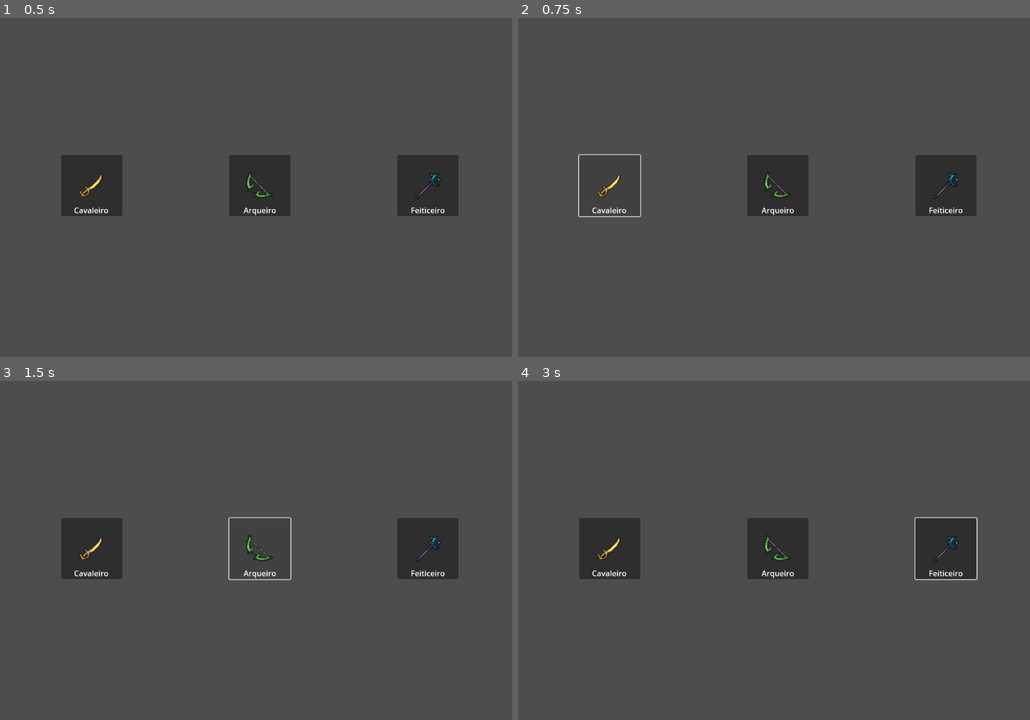
Above: before the commit, frames 1-4 (two rows, left to right).
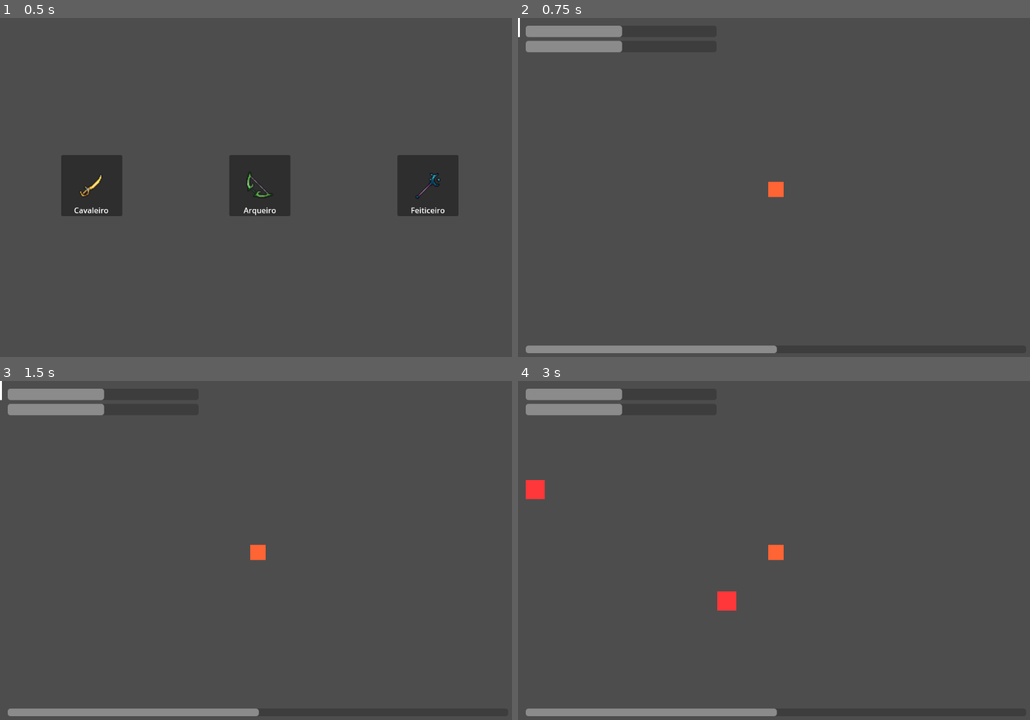
Above: after the commit, the same moments.

Repository: mastheusum/RPG-TCC
Game: Godot game, scene res://Scenes/testes.tscn
The game is run twice, just before and just after one commit, with the same random seed, the same clock (stepped at 60 frames per second) and the same inputs. The project has no main scene, so this scene is started directly.
Inputs (mouse positions are in pixels of both pictures, inside the frame that each line leads up to):
- Up to frame 1 (0.5 s): no input
- Up to frame 2 (0.75 s): click "[center]Cavaleiro" at 0.5 s
- Up to frame 3 (1.5 s): click (261, 547) at 1.25 s, where only the run before the commit has a clickable "[center]Arqueiro"
- Up to frame 4 (3 s): click (948, 547) at 2 s, where only the run before the commit has a clickable "[center]Feiticeiro"; move the mouse to (891, 536) at 2.77 s; hold Right (ui_right) from 2.78 s (still down); click (891, 536) at 2.92 s

Frame 1 is identical in both runs. In frame 2, 7.0% of the frame differs, in the area x 0-90%, y 0-99%; in frame 3, 7.1%; in frame 4, 9.3%, in the area x 1-90%, y 2-99%.

Commit message:
Select Character and start Enemy navigation

Diff:
--- /dev/null
+++ b/Instances/enemy_base.tscn
@@ -0,0 +1,28 @@
+[gd_scene load_steps=3 format=3 uid="uid://cw15xcrj5a2lk"]
+
+[ext_resource type="Script" path="res://Scripts/enemy_base.gd" id="1_0qosb"]
+
+[sub_resource type="CircleShape2D" id="CircleShape2D_ylcxn"]
+radius = 20.0
+
+[node name="EnemyBase" type="CharacterBody2D"]
+script = ExtResource("1_0qosb")
+
+[node name="ColorRect" type="ColorRect" parent="."]
+anchors_preset = 8
+anchor_left = 0.5
+anchor_top = 0.5
+anchor_right = 0.5
+anchor_bottom = 0.5
+offset_left = -20.0
+offset_top = -20.0
+offset_right = 20.0
+offset_bottom = 20.0
+grow_horizontal = 2
+grow_vertical = 2
+color = Color(1, 0.215686, 0.227451, 1)
+
+[node name="CollisionShape2D" type="CollisionShape2D" parent="."]
+shape = SubResource("CircleShape2D_ylcxn")
+
+[node name="Agent" type="NavigationAgent2D" parent="."]
--- a/Instances/player_base.tscn
+++ b/Instances/player_base.tscn
@@ -60,7 +60,7 @@
 value = 50.0
 show_percentage = false
 
-[node name="ManaBar2" type="ProgressBar" parent="HUD"]
+[node name="ExperienceBar" type="ProgressBar" parent="HUD"]
 custom_minimum_size = Vector2(1048, 16)
 layout_mode = 0
 offset_left = 16.0
--- a/Instances/player_melee.tscn
+++ b/Instances/player_melee.tscn
@@ -150,7 +150,7 @@
 value = 50.0
 show_percentage = false
 
-[node name="ManaBar2" type="ProgressBar" parent="HUD"]
+[node name="ExperienceBar" type="ProgressBar" parent="HUD"]
 custom_minimum_size = Vector2(1048, 16)
 layout_mode = 0
 offset_left = 16.0
--- a/Instances/player_ranged_long.tscn
+++ b/Instances/player_ranged_long.tscn
@@ -134,7 +134,7 @@
 value = 50.0
 show_percentage = false
 
-[node name="ManaBar2" type="ProgressBar" parent="HUD"]
+[node name="ExperienceBar" type="ProgressBar" parent="HUD"]
 custom_minimum_size = Vector2(1048, 16)
 layout_mode = 0
 offset_left = 16.0
--- a/Instances/player_ranged_short.tscn
+++ b/Instances/player_ranged_short.tscn
@@ -134,7 +134,7 @@
 value = 50.0
 show_percentage = false
 
-[node name="ManaBar2" type="ProgressBar" parent="HUD"]
+[node name="ExperienceBar" type="ProgressBar" parent="HUD"]
 custom_minimum_size = Vector2(1048, 16)
 layout_mode = 0
 offset_left = 16.0
--- /dev/null
+++ b/Instances/spawn_enemy.tscn
@@ -0,0 +1,9 @@
+[gd_scene load_steps=2 format=3 uid="uid://cxnpjk21ghf37"]
+
+[ext_resource type="Script" path="res://Scripts/spawn_enemy.gd" id="1_7u3es"]
+
+[node name="SpawnEnemy" type="Timer"]
+autostart = true
+script = ExtResource("1_7u3es")
+
+[connection signal="timeout" from="." to="." method="_on_timeout"]
--- a/Scenes/testes.tscn
+++ b/Scenes/testes.tscn
@@ -1,8 +1,19 @@
-[gd_scene load_steps=4 format=3 uid="uid://bkuet134dnhli"]
+[gd_scene load_steps=11 format=3 uid="uid://bkuet134dnhli"]
 
+[ext_resource type="Script" path="res://Scripts/start_game.gd" id="1_2lpga"]
 [ext_resource type="Texture2D" uid="uid://dx7yx6vbk33g2" path="res://Resources/WeaponSword.tres" id="1_fs4ro"]
+[ext_resource type="PackedScene" uid="uid://bkhle73tjrws3" path="res://Instances/player_melee.tscn" id="2_nvr7u"]
 [ext_resource type="Texture2D" uid="uid://dvr5vwp1g4clq" path="res://Resources/WeaponBow.tres" id="2_s7eyt"]
+[ext_resource type="PackedScene" uid="uid://q8nlvukq8ql7" path="res://Instances/player_ranged_long.tscn" id="3_1lspw"]
 [ext_resource type="Texture2D" uid="uid://wtcsbv3bqrgn" path="res://Resources/WeaponStaff.tres" id="3_bwvf1"]
+[ext_resource type="PackedScene" uid="uid://nyvqscl27yt7" path="res://Instances/player_ranged_short.tscn" id="4_gj1nf"]
+[ext_resource type="PackedScene" uid="uid://cxnpjk21ghf37" path="res://Instances/spawn_enemy.tscn" id="8_pqlbi"]
+[ext_resource type="PackedScene" uid="uid://cw15xcrj5a2lk" path="res://Instances/enemy_base.tscn" id="9_opcyf"]
+
+[sub_resource type="NavigationPolygon" id="NavigationPolygon_dglq1"]
+vertices = PackedVector2Array(1118, 742, -38, 742, -38, -22, 1118, -22)
+polygons = Array[PackedInt32Array]([PackedInt32Array(0, 1, 2, 3)])
+outlines = Array[PackedVector2Array]([PackedVector2Array(-48, -32, 1128, -32, 1128, 752, -48, 752)])
 
 [node name="testes" type="Node2D"]
 
@@ -11,7 +22,14 @@
 offset_right = 40.0
 offset_bottom = 40.0
 
+[node name="PlayerSpawnPoint" type="Node2D" parent="."]
+position = Vector2(576, 360)
+
 [node name="CanvasLayer" type="CanvasLayer" parent="."]
+script = ExtResource("1_2lpga")
+knight = ExtResource("2_nvr7u")
+ranger = ExtResource("3_1lspw")
+wizzard = ExtResource("4_gj1nf")
 
 [node name="GUI" type="Control" parent="CanvasLayer"]
 layout_mode = 3
@@ -26,7 +44,7 @@
 grow_vertical = 2
 mouse_filter = 2
 
-[node name="WarriorButton" type="Button" parent="CanvasLayer/GUI"]
+[node name="KnightButton" type="Button" parent="CanvasLayer/GUI"]
 layout_mode = 1
 anchors_preset = 4
 anchor_top = 0.5
@@ -37,7 +55,7 @@
 grow_vertical = 2
 metadata/_edit_group_ = true
 
-[node name="TextureButton" type="TextureRect" parent="CanvasLayer/GUI/WarriorButton"]
+[node name="TextureButton" type="TextureRect" parent="CanvasLayer/GUI/KnightButton"]
 layout_mode = 1
 anchors_preset = 8
 anchor_left = 0.5
@@ -53,7 +71,7 @@
 mouse_filter = 2
 texture = ExtResource("1_fs4ro")
 
-[node name="Label" type="RichTextLabel" parent="CanvasLayer/GUI/WarriorButton"]
+[node name="Label" type="RichTextLabel" parent="CanvasLayer/GUI/KnightButton"]
 custom_minimum_size = Vector2(0, 24)
 layout_mode = 1
 anchors_preset = 12
@@ -66,7 +84,7 @@
 bbcode_enabled = true
 text = "[center]Cavaleiro"
 
-[node name="ArcherButton" type="Button" parent="CanvasLayer/GUI"]
+[node name="RangerButton" type="Button" parent="CanvasLayer/GUI"]
 layout_mode = 1
 anchors_preset = 8
 anchor_left = 0.5
@@ -81,7 +99,7 @@
 grow_vertical = 2
 metadata/_edit_group_ = true
 
-[node name="TextureButton" type="TextureRect" parent="CanvasLayer/GUI/ArcherButton"]
+[node name="TextureButton" type="TextureRect" parent="CanvasLayer/GUI/RangerButton"]
 layout_mode = 1
 anchors_preset = 8
 anchor_left = 0.5
@@ -97,7 +115,7 @@
 mouse_filter = 2
 texture = ExtResource("2_s7eyt")
 
-[node name="Label" type="RichTextLabel" parent="CanvasLayer/GUI/ArcherButton"]
+[node name="Label" type="RichTextLabel" parent="CanvasLayer/GUI/RangerButton"]
 custom_minimum_size = Vector2(0, 24)
 layout_mode = 1
 anchors_preset = 12
@@ -110,7 +128,7 @@
 bbcode_enabled = true
 text = "[center]Arqueiro"
 
-[node name="MageButton" type="Button" parent="CanvasLayer/GUI"]
+[node name="WizzardButton" type="Button" parent="CanvasLayer/GUI"]
 layout_mode = 1
 anchors_preset = 6
 anchor_left = 1.0
@@ -124,7 +142,7 @@
 grow_vertical = 2
 metadata/_edit_group_ = true
 
-[node name="TextureButton" type="TextureRect" parent="CanvasLayer/GUI/MageButton"]
+[node name="TextureButton" type="TextureRect" parent="CanvasLayer/GUI/WizzardButton"]
 layout_mode = 1
 anchors_preset = 8
 anchor_left = 0.5
@@ -140,7 +158,7 @@
 mouse_filter = 2
 texture = ExtResource("3_bwvf1")
 
-[node name="Label" type="RichTextLabel" parent="CanvasLayer/GUI/MageButton"]
+[node name="Label" type="RichTextLabel" parent="CanvasLayer/GUI/WizzardButton"]
 custom_minimum_size = Vector2(0, 24)
 layout_mode = 1
 anchors_preset = 12
@@ -152,3 +170,15 @@
 mouse_filter = 2
 bbcode_enabled = true
 text = "[center]Feiticeiro"
+
+[node name="SpawnEnemy" parent="." instance=ExtResource("8_pqlbi")]
+autostart = false
+enemy = ExtResource("9_opcyf")
+max_pos = Vector2(1080, 720)
+
+[node name="NavigationRegion2D" type="NavigationRegion2D" parent="."]
+navigation_polygon = SubResource("NavigationPolygon_dglq1")
+
+[connection signal="pressed" from="CanvasLayer/GUI/KnightButton" to="CanvasLayer" method="_on_warrior_button_pressed"]
+[connection signal="pressed" from="CanvasLayer/GUI/RangerButton" to="CanvasLayer" method="_on_ranger_button_pressed"]
+[connection signal="pressed" from="CanvasLayer/GUI/WizzardButton" to="CanvasLayer" method="_on_wizzard_button_pressed"]
--- /dev/null
+++ b/Scripts/enemy_base.gd
@@ -0,0 +1 @@
+extends CharacterBody2D
--- /dev/null
+++ b/Scripts/spawn_enemy.gd
@@ -0,0 +1,11 @@
+extends Timer
+
+@export var enemy : PackedScene
+@export var min_pos : Vector2
+@export var max_pos : Vector2
+
+func _on_timeout() -> void:
+	var clone = enemy.instantiate()
+	clone.global_position.x = randi_range(min_pos.x, max_pos.x)
+	clone.global_position.y = randi_range(min_pos.y, max_pos.y)
+	get_parent().add_child(clone)
--- /dev/null
+++ b/Scripts/start_game.gd
@@ -0,0 +1,40 @@
+extends CanvasLayer
+
+@export var knight : PackedScene
+@export var ranger : PackedScene
+@export var wizzard : PackedScene
+
+@onready var player_pos = $"../PlayerSpawnPoint"
+@onready var spawner = $"../SpawnEnemy"
+
+var pos : Vector2
+
+func _ready() -> void:
+	pos = player_pos.global_position
+
+func _on_warrior_button_pressed() -> void:
+	var player = knight.instantiate()
+	player.global_position = pos
+	get_parent().add_child(player)
+	get_parent().get_node("REFERENCIAL").visible = true
+	visible = false
+	spawner.autostart = true
+	spawner.start()
+
+func _on_ranger_button_pressed() -> void:
+	var player = ranger.instantiate()
+	player.global_position = pos
+	get_parent().add_child(player)
+	get_parent().get_node("REFERENCIAL").visible = true
+	visible = false
+	spawner.autostart = true
+	spawner.start()
+
+func _on_wizzard_button_pressed() -> void:
+	var player = wizzard.instantiate()
+	player.global_position = pos
+	get_parent().add_child(player)
+	get_parent().get_node("REFERENCIAL").visible = true
+	visible = false
+	spawner.autostart = true
+	spawner.start()
